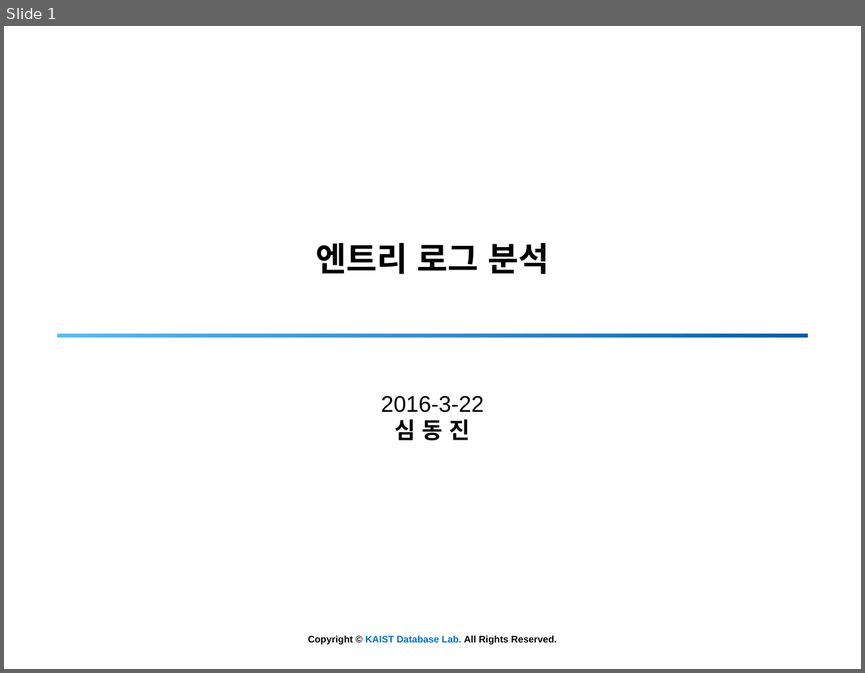
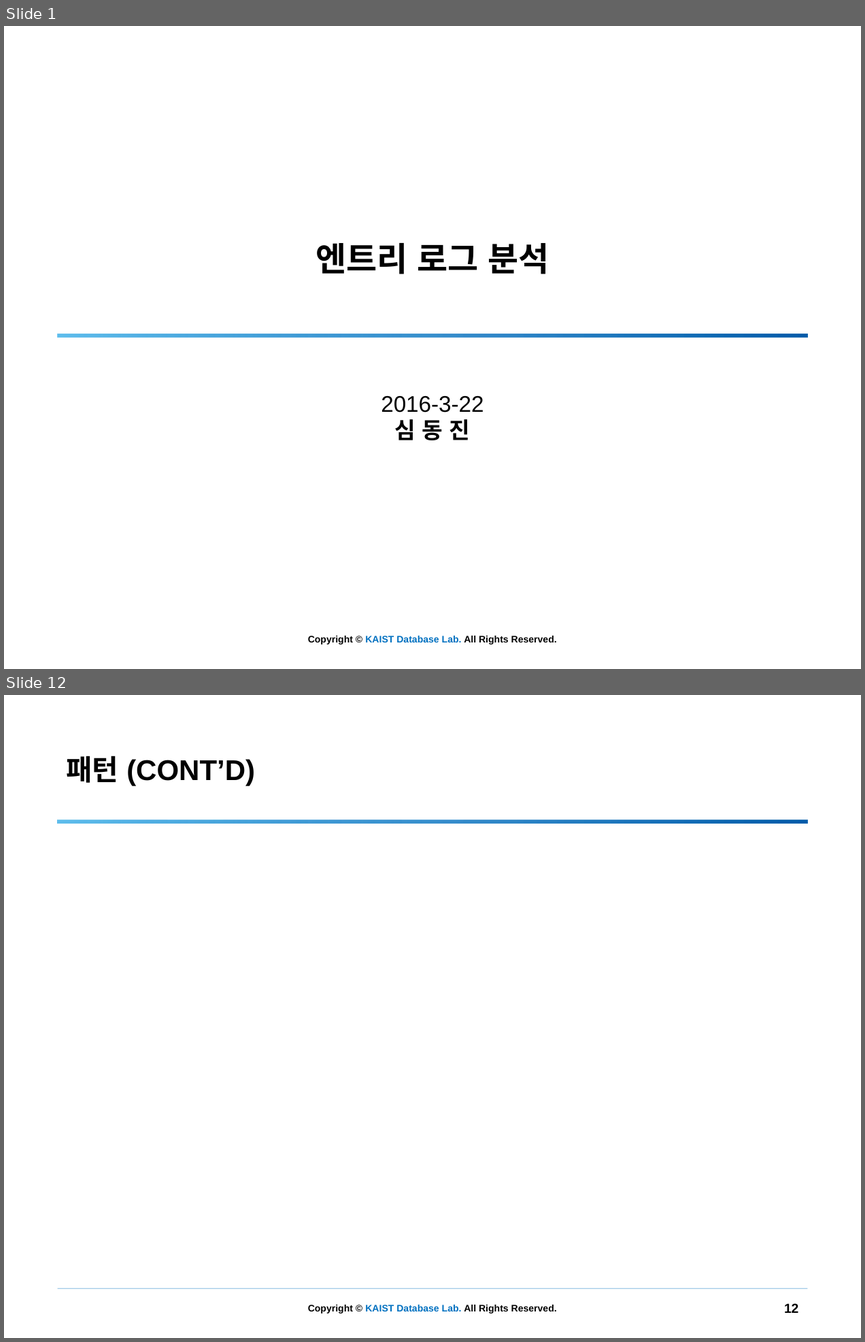
Before and after one commit to simdj/entry_log_analysis, a slide deck: 160322 로그분석.pptx. Shown one above the other, each under a label of ours: slide 1 before the commit, slides 1 and 12 after it; the slides between them are not shown. The pictures are 865x673 and 865x1342 pixels, drawn with LibreOffice and Linux fonts; fonts in the diff are those of the drawing; grey boxes stand for pictures; background and template pictures are left out. Boxes give left, top, right and bottom in pixels: in the first picture for what was removed or moved away, otherwise in the second. Text is boxed around its words. In the diff, an @@ line names an element or a change of style, - is before the commit and + after.

```diff
--- a/160322 로그분석.pptx
+++ b/160322 로그분석.pptx
@@ slide 12 added at (x1=4, y1=695, x2=861, y2=1338), background #FFFFFF; not listed: 1 template element that a slide beside it also shows @@
@@ title added at (x1=66, y1=756, x2=255, y2=786), 30 pt, text #000000, bold, small capitals @@
+패턴 (cont’d)
@@ rectangle added at (x1=57, y1=820, x2=807, y2=824), fill gradient #5FBEED to #0070C0 to #015CAA @@
@@ line added from (57, 1288) to (808, 1288), #0070C0 0.25 pt @@
@@ page number added at (x1=784, y1=1303, x2=798, y2=1312), 11 pt, text #000000, bold @@
+12
```
Also in this commit, not shown: 7 slides changed, 24 other slides added, 5 slides removed, 14 other files.
